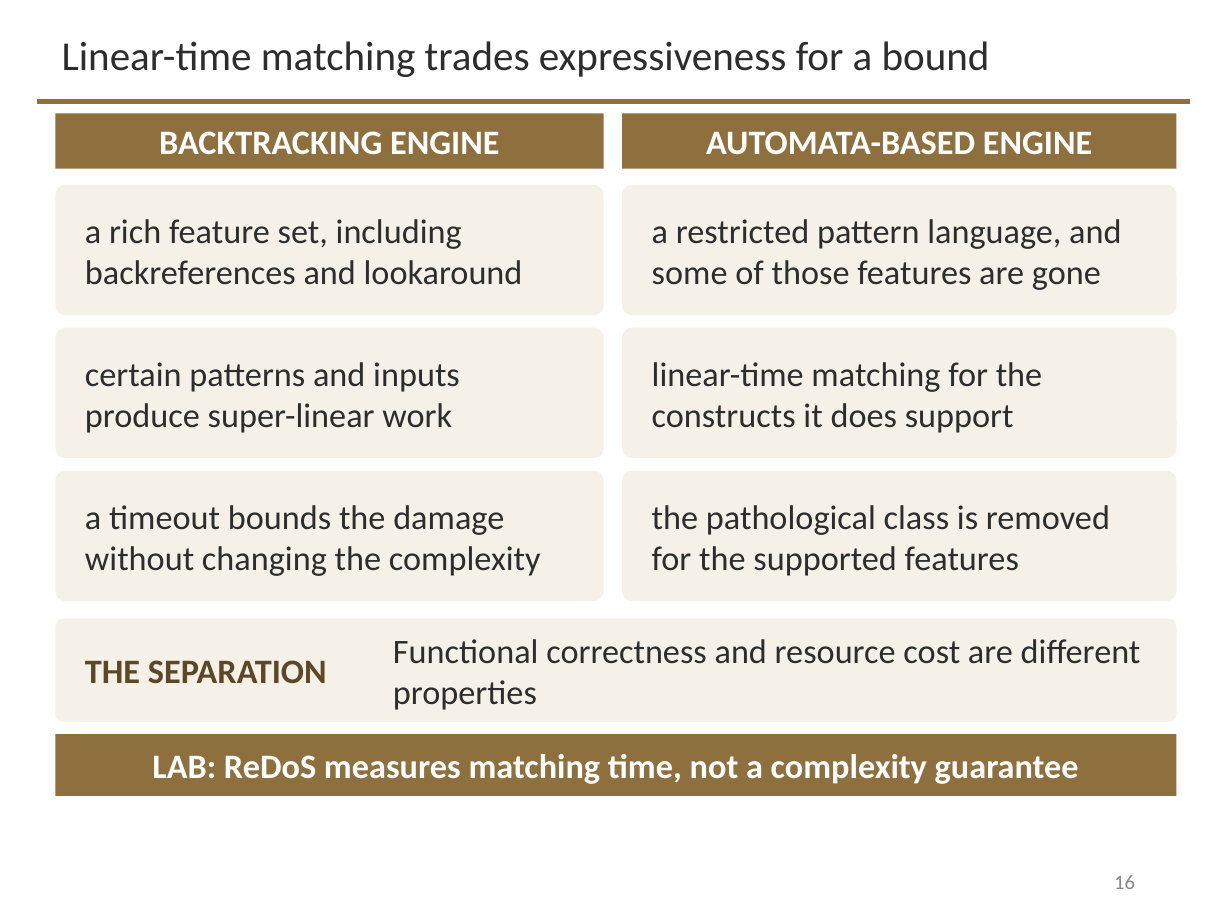
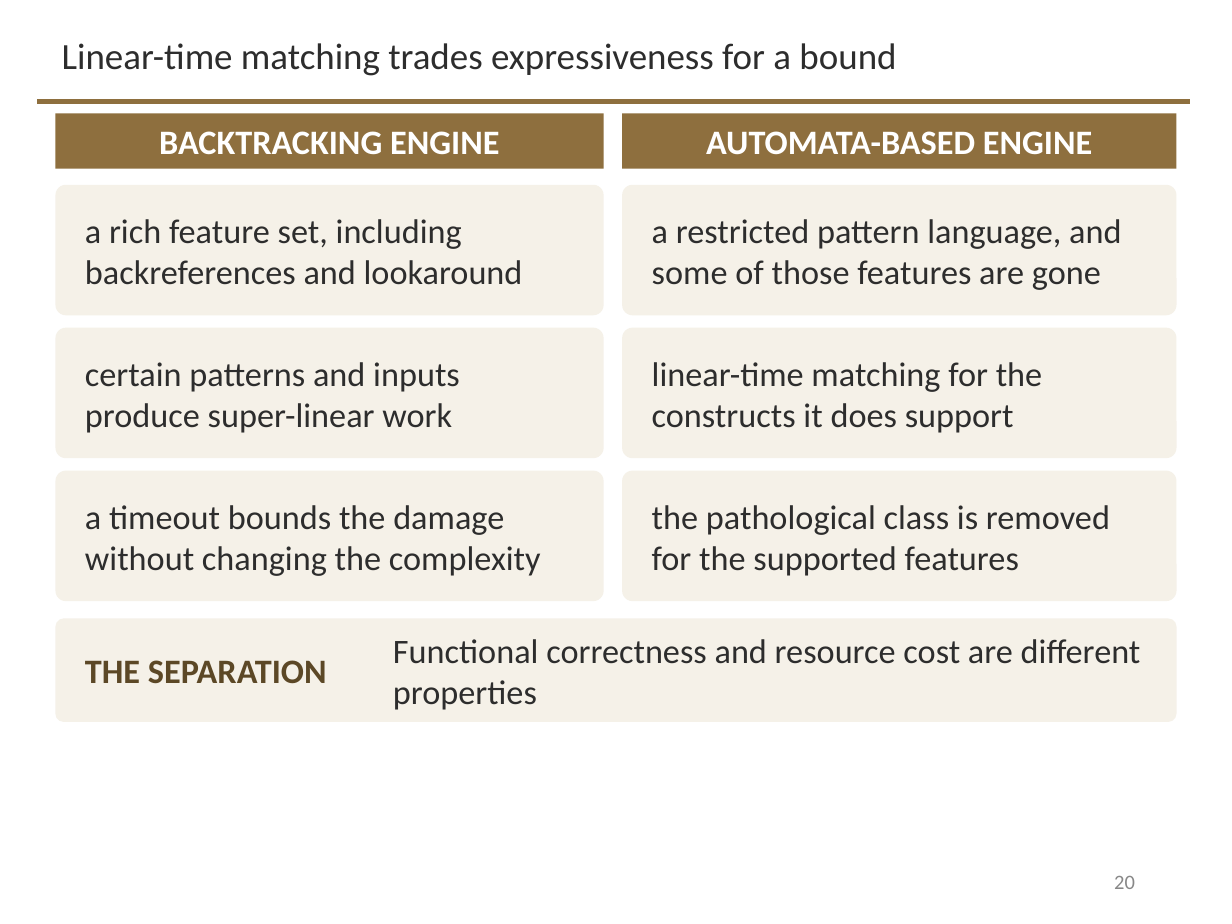
Before and after one commit to davisjam/model-based-agentic-software-engineering, a slide deck: slide 20 of course/lectures/act-3-software-in-the-world/05-security-engineering/3-5-Security-Engineering-2-Controls-and-Assurance.pptx (slide 16 before the commit). Drawn at 1232x924 pixels with LibreOffice and Linux fonts; fonts in the diff are those of the drawing; background and template pictures are left out. Boxes give left, top, right and bottom in pixels: in the first picture for what was removed or moved away, otherwise in the second. Text is boxed around its words. In the diff, an @@ line names an element or a change of style, - is before the commit and + after.

```diff
--- a/course/lectures/act-3-software-in-the-world/05-security-engineering/3-5-Security-Engineering-2-Controls-and-Assurance.pptx
+++ b/course/lectures/act-3-software-in-the-world/05-security-engineering/3-5-Security-Engineering-2-Controls-and-Assurance.pptx
@@ title "Linear-time matching trades expressiveness for ..." at box(62, 43, 896, 76): size 24 to 21.6 pt @@
@@ rectangle removed at box(55, 734, 1177, 796) @@
@@ text removed at box(152, 754, 1079, 784) @@
-LAB: ReDoS measures matching time, not a complexity guarantee
@@ page number at box(1114, 876, 1135, 889): text changed @@
-16
+20
```
Also in this commit, not shown: 19 other slides changed, 3 slides added, 1 slide removed, 2 other files.
